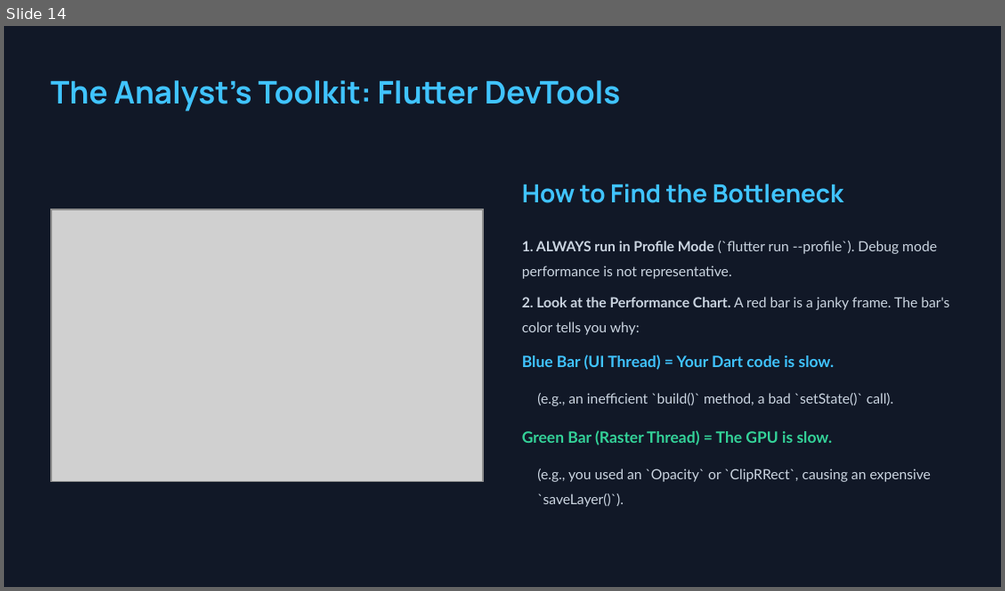
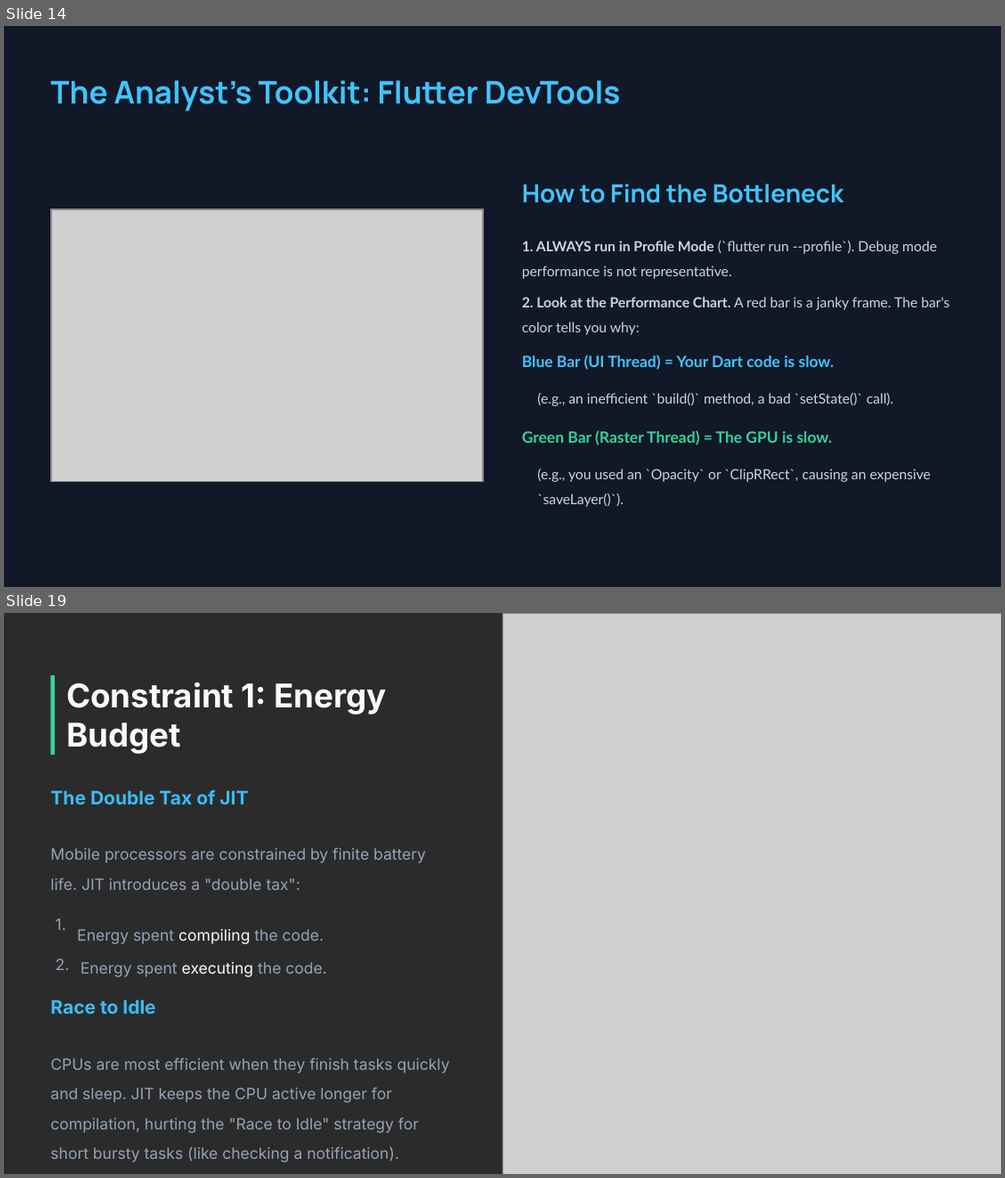
Before and after one commit to rusudinu/mobile-and-embedded-computing, a slide deck: w11/c11/Mobile-and-Embedded-Lecture11.pptx. Shown one above the other, each under a label of ours: slide 14 before the commit, slides 14 and 19 after it; the slides between them are not shown. The pictures are 1005x591 and 1005x1178 pixels, drawn with LibreOffice and Linux fonts; fonts in the diff are those of the drawing; grey boxes stand for pictures; background and template pictures are left out; a plain dark background stands for a picture behind light text. Boxes give left, top, right and bottom in pixels: in the first picture for what was removed or moved away, otherwise in the second. Text is boxed around its words. In the diff, an @@ line names an element or a change of style, - is before the commit and + after.

```diff
--- a/w11/c11/Mobile-and-Embedded-Lecture11.pptx
+++ b/w11/c11/Mobile-and-Embedded-Lecture11.pptx
@@ slide 19 added at [4,613,1001,1174], background picture (left out) @@
@@ picture added at [502,613,1001,1174] @@
@@ rectangle added at [50,675,54,755], fill #34D399 @@
@@ text added at [66,682,387,754], 31.5 pt, text #F8FAFC, bold @@
+Constraint 1: Energy Budget
@@ text added at [50,790,248,804], 18 pt, text #38BDF8, bold @@
+The Double Tax of JIT
@@ text added at [50,848,426,890], 15 pt, text #94A3B8 @@
+Mobile processors are constrained by finite battery life. JIT introduces a "double tax":
@@ text added at [56,918,66,930], 15 pt, text #94A3B8 @@
+1.
@@ text added at [77,929,324,944], 15 pt, text #94A3B8 @@
+Energy spent compiling the code.
@@ text added at [56,958,70,970], 15 pt, text #94A3B8 @@
+2.
@@ text added at [81,962,326,977], 15 pt, text #94A3B8 @@
+Energy spent executing the code.
@@ text added at [50,999,155,1013], 18 pt, text #38BDF8, bold @@
+Race to Idle
@@ text added at [50,1057,450,1162], 15 pt, text #94A3B8 @@
+CPUs are most efficient when they finish tasks quickly and sleep. JIT keeps the CPU active longer for compilation, hurting the "Race to Idle" strategy for short bursty tasks (like checking a notification).
```
Also in this commit, not shown: 1 slide changed, 24 other slides added, 9 other files.
